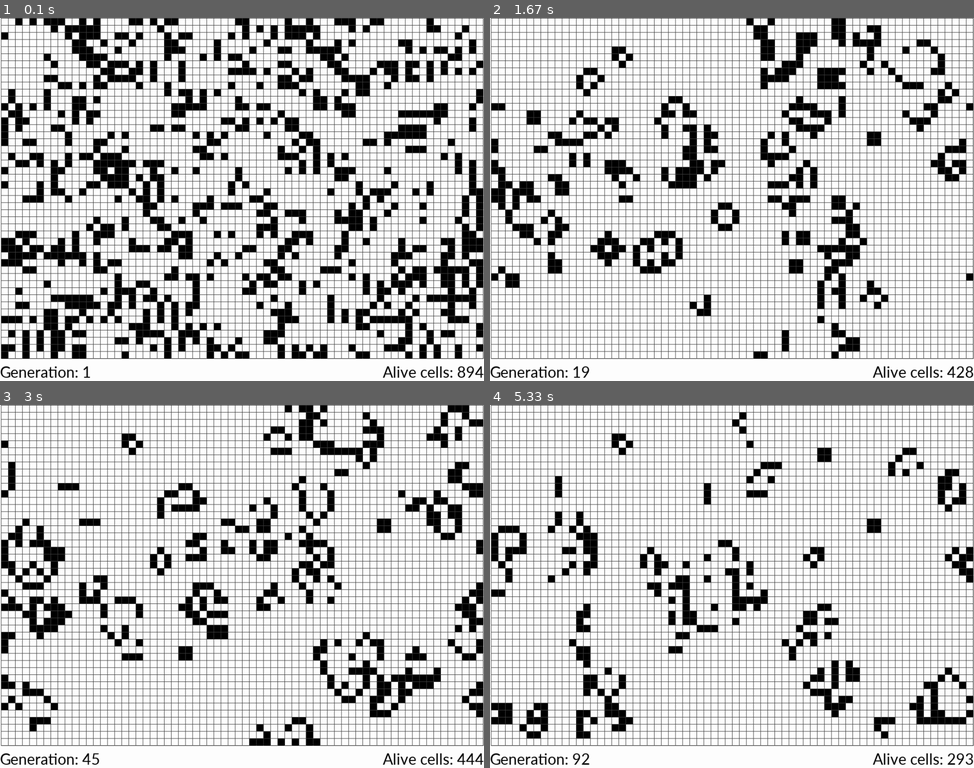
Above: before the commit, frames 1-4 (two rows, left to right).
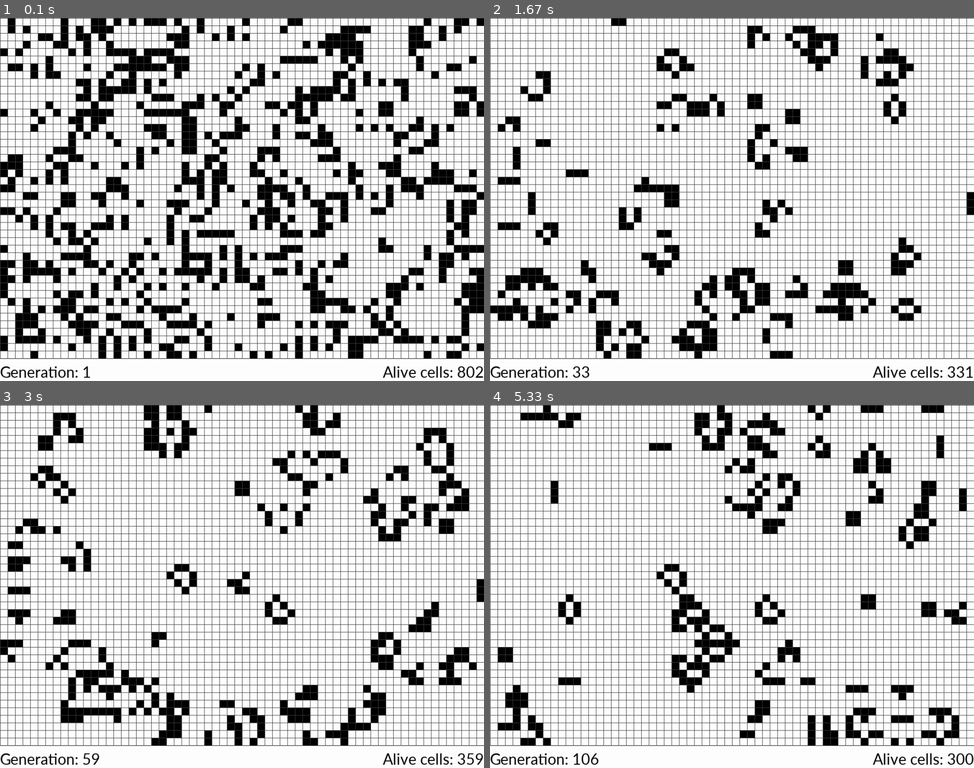
Above: after the commit, the same moments.

Repository: mzebrak/pygame-conways-game-of-life
Game: pygame game, started from __main__.py
The game is run twice, just before and just after one commit, with the same random seed, the same clock (stepped at 60 frames per second) and the same inputs.
Inputs (mouse positions are in pixels of both pictures, inside the frame that each line leads up to):
- Up to frame 1 (0.1 s): no input
- Up to frame 2 (1.67 s): tap X at 0.33 s; tap Z at 0.67 s; click (581, 145) at 1.07 s; click (911, 326) at 1.4 s
- Up to frame 3 (3 s): click (217, 680) at 2.23 s
- Up to frame 4 (5.33 s): click (654, 466) at 3.07 s; click (857, 553) at 3.4 s; click (882, 579) at 3.73 s; click (833, 521) at 4.07 s; click (591, 517) at 4.4 s; click (751, 571) at 4.73 s; click (591, 564) at 5.07 s

The runs differ from the first frame. In frame 1, 58% of the frame differs, in the area x 0-100%, y 0-100%; in frame 2, 49%; in frame 3, 49%; in frame 4, 46%.

Commit message:
refactoring, bugs fixed

Diff:
--- a/GameOfLife.py
+++ b/GameOfLife.py
@@ -15,7 +15,7 @@
 MENU_HEIGHT = 40
 TITLE = 'conway\'s game of life'
 ICON = 'icon.ico'
-CELL_SIZES = cycle([5, 10, 15, 20, 32, 64])
+CELL_SIZES = cycle([4, 8, 16, 32, 64])
 
 # Mouse buttons
 LMB = 0
@@ -26,12 +26,12 @@
 
 
 class Cell(pg.sprite.Sprite):
-    def __init__(self, game, cell_size, x, y, ):
+    def __init__(self, game, cell_size, x, y, alive: bool = None):
         super().__init__(game.sprites)
         self.image = pg.Surface([cell_size, cell_size])
         self.rect = self.image.get_rect()
         self.rect.topleft = (x * cell_size, y * cell_size)
-        self.kill()
+        self.revive() if alive else self.kill()
 
     def kill(self, color=WHITE):
         self.alive = False
@@ -43,7 +43,7 @@
 
 
 class GameOfLife:
-    def __init__(self, cell_size=15, max_fps=20):
+    def __init__(self, cell_size=16, max_fps=20):
         """
         Initialize screen, initialize grid, set game settings, draw first frame
 
@@ -54,7 +54,7 @@
         pg.display.set_icon(pg.image.load(ICON))
         pg.display.set_caption(TITLE)
 
-        self.screen = pg.display.set_mode((WIDTH, HEIGHT))
+        self.screen = pg.display.set_mode([WIDTH, HEIGHT])
 
         self.cell_size = 1 if cell_size < 1 else cell_size
         self.max_fps = 1 if max_fps < 1 else max_fps
@@ -65,12 +65,13 @@
         self.paused = False
         self.show_grid = True
 
-    def new(self, randomize: int = 0):
+    def new(self, action: str = None):
+        """
+        When it is necessary to recreate the grid
+        :param action: 'INCREASED' - when new grid will be smaller, 'DECREASED' - when new grid will be bigger or
+         None/else, just passing it to the create_list function
+        """
         self.sprites = pg.sprite.Group()
-
-        if randomize == 1 or randomize == 2:
-            width_before = self.grid_width
-            height_before = self.grid_height
 
         self.grid_width = int(WIDTH / self.cell_size)
         self.grid_height = int((HEIGHT - MENU_HEIGHT) / self.cell_size)
@@ -78,40 +79,44 @@
         self.margin_x = int((WIDTH - self.grid_width * self.cell_size) / 2)
         self.grid_image = pg.Surface((self.grid_width * self.cell_size + 1, self.grid_height * self.cell_size + 1))
 
-        if randomize == 0:
+        self.create_list(action)
+        self.screen.fill(WHITE)  # when size changed there might be black stripe
+
+    def create_list(self, action):
+        """
+        Creates a list of Cell type objects, depending on the action - the old list could be copied
+        :param action: INCREASED' - when new grid will be smaller, 'DECREASED' - when new grid will be bigger or None/else
+        """
+        if action not in ('DECREASED', 'INCREASED'):
+            # just create new list of cells with random states
             self.cells = []
             for x in range(self.grid_width):
-                self.cells.append([])
+                self.cells.append([Cell(self, self.cell_size, x, y) for y in range(self.grid_height)])
+            self.fill_grid()
+            return
+
+        temp = []
+        if action == 'DECREASED':
+            # copy old (smaller) list to temp, new cells set as dead
+            for x in range(self.grid_width):
+                temp.append([])
                 for y in range(self.grid_height):
-                    self.cells[x].append(Cell(self, self.cell_size, x, y))
-
-            self.fill_grid()
-        else:
-            temp = [[False] * self.grid_height for _ in range(self.grid_width)]
-
-            if randomize == 1:
-                for x in range(width_before):
-                    for y in range(height_before):
-                        if self.cells[x][y].alive:
-                            temp[x][y] = True
-            elif randomize == 2:
-                for x in range(self.grid_width):
-                    for y in range(self.grid_height):
-                        if self.cells[x][y].alive:
-                            temp[x][y] = True
-
-            self.cells = []
-
+                    if x < len(self.cells) and y < len(self.cells[0]):
+                        temp[x].append(True) if self.cells[x][y].alive else temp[x].append(False)
+                    else:
+                        temp[x].append(False)
+        elif action == 'INCREASED':
+            # copy old (bigger) list to temp (so copy only cells which will fit into the new one) - new lower
+            # (grid_width) and (grid_height)
             for x in range(self.grid_width):
-                self.cells.append([])
-                for y in range(self.grid_height):
-                    self.cells[x].append(Cell(self, self.cell_size, x, y))
-                    if temp[x][y]:
-                        self.cells[x][y].revive()
-
-        self.screen.fill(WHITE)
-        self.generation = 0
-        self.alive_cells = 0
+                temp.append([True if self.cells[x][y].alive else False for y in range(self.grid_height)])
+
+        self.cells = []
+        for x in range(len(temp)):
+            # create new cells list according to the true/false in temp list
+            self.cells.append(
+                [Cell(self, self.cell_size, x, y, alive=True) if temp[x][y]
+                 else Cell(self, self.cell_size, x, y, alive=False) for y in range(len(temp[0]))])
 
     def calculate_font_size(self):
         sample = "Generation: XXXXXX  Alive cells: XXXXXX"
@@ -131,14 +136,12 @@
         fill_grid(0)                   - all dead
         fill_grid(1)                   - all alive
         fill_grid() or fill_grid(None)  - randomize
-
         :param value:  Value to set the cell to (0 or 1)
         """
         self.generation = 0
 
         for x in range(self.grid_width):
             for y in range(self.grid_height):
-
                 if value is None:
                     if random.choice([0, 1]) == 1:
                         self.cells[x][y].revive()
@@ -150,6 +153,9 @@
                     self.cells[x][y].revive()
 
     def draw_grid(self):
+        """
+        Draw the additional grid/net
+        """
         width = self.grid_width * self.cell_size
         height = self.grid_height * self.cell_size
 
@@ -160,6 +166,9 @@
             pg.draw.line(self.grid_image, GREY, (0, y), (width, y))
 
     def count_alive_cells(self):
+        """
+        Sets the number of cells currently alive
+        """
         total = 0
         for x in range(self.grid_width):
             for y in range(self.grid_height):
@@ -188,6 +197,9 @@
         self.screen.blit(text2, text2_rect)
 
     def draw(self):
+        """
+        A function that draws everything on the screen - sprites, grid and info
+        """
         self.sprites.draw(self.grid_image)
 
         if self.show_grid:
@@ -199,14 +211,12 @@
 
     def count_cell_neighbors(self, col, row):
         """
-        Get the number of alive neighbors of a specific cell from the active grid
-
+        Get the number of alive neighbors of a specific cell
         :param col: The index of the specific cell
         :param row: The index of the specific cell
-        :return: The number of alive neighbors
+        :return: The number of alive neighbors of that cell
         """
         num_of_alive_neighbors = 0
-
         for i in range(-1, 2):
             for j in range(-1, 2):
                 x = (col + i + self.grid_width) % self.grid_width
@@ -220,10 +230,9 @@
 
     def set_cells_state(self):
         """
-        Sets the (0/1) state of every cell in the inactive grid depending on the number of neighbors from the active grid
+        Sets the state of every cell depending on the number of neighbors
         """
         temp = []
-
         for x in range(self.grid_width):
             temp.append([])
 
@@ -238,16 +247,13 @@
                 else:
                     temp[x].append(state)
 
-        for x in range(self.grid_width):
-            for y in range(self.grid_height):
-                if temp[x][y]:
-                    self.cells[x][y].revive()
-                else:
-                    self.cells[x][y].kill()
+        # revive / kill cell depending on the boolean in temp list
+        [[self.cells[x][y].revive() if temp[x][y] else self.cells[x][y].kill() for y in range(self.grid_height)]
+         for x in range(self.grid_width)]
 
     def update_generation(self):
         """
-        Calls function which set the state of every cell then swaps the active and inactive grid and increments generation counter
+        Calls function which set the state of every cell in next generation, then increments the generation counter
         """
         self.set_cells_state()
         self.generation += 1
@@ -256,7 +262,7 @@
         """
         A function that gets the tuple (col, row) of the clicked cell
         :param pos: Position in px where the mouse was when clicked
-        :return: None if clicked below grid otherwise tuple (col, row)
+        :return: (None, None) if clicked not on the grid otherwise tuple (col, row)
         """
         # only if clicked above menu bar (on the grid image)
         if self.margin_x < pos[0] < (self.grid_width * self.cell_size + self.margin_x):
@@ -313,11 +319,11 @@
                 elif event.key == pg.K_x:
                     print("'x' pressed! - cell size increased")
                     self.cell_size += 2 if self.cell_size < 100 else 0
-                    self.new(randomize=2)
+                    self.new(action='INCREASED')
                 elif event.key == pg.K_z:
                     print("'z' pressed! - cell size decreased")
                     self.cell_size -= 2 if self.cell_size > 5 else 0
-                    self.new(randomize=1)
+                    self.new(action='DECREASED')
             elif button := pg.mouse.get_pressed(num_buttons=3):
                 col, row = None, None
 
@@ -350,6 +356,5 @@
             if not self.paused:
                 self.draw()
                 self.update_generation()
-
                 # when paused - the user is able to set or delete cells by mouse with more fps
                 pg.time.Clock().tick(self.max_fps)
